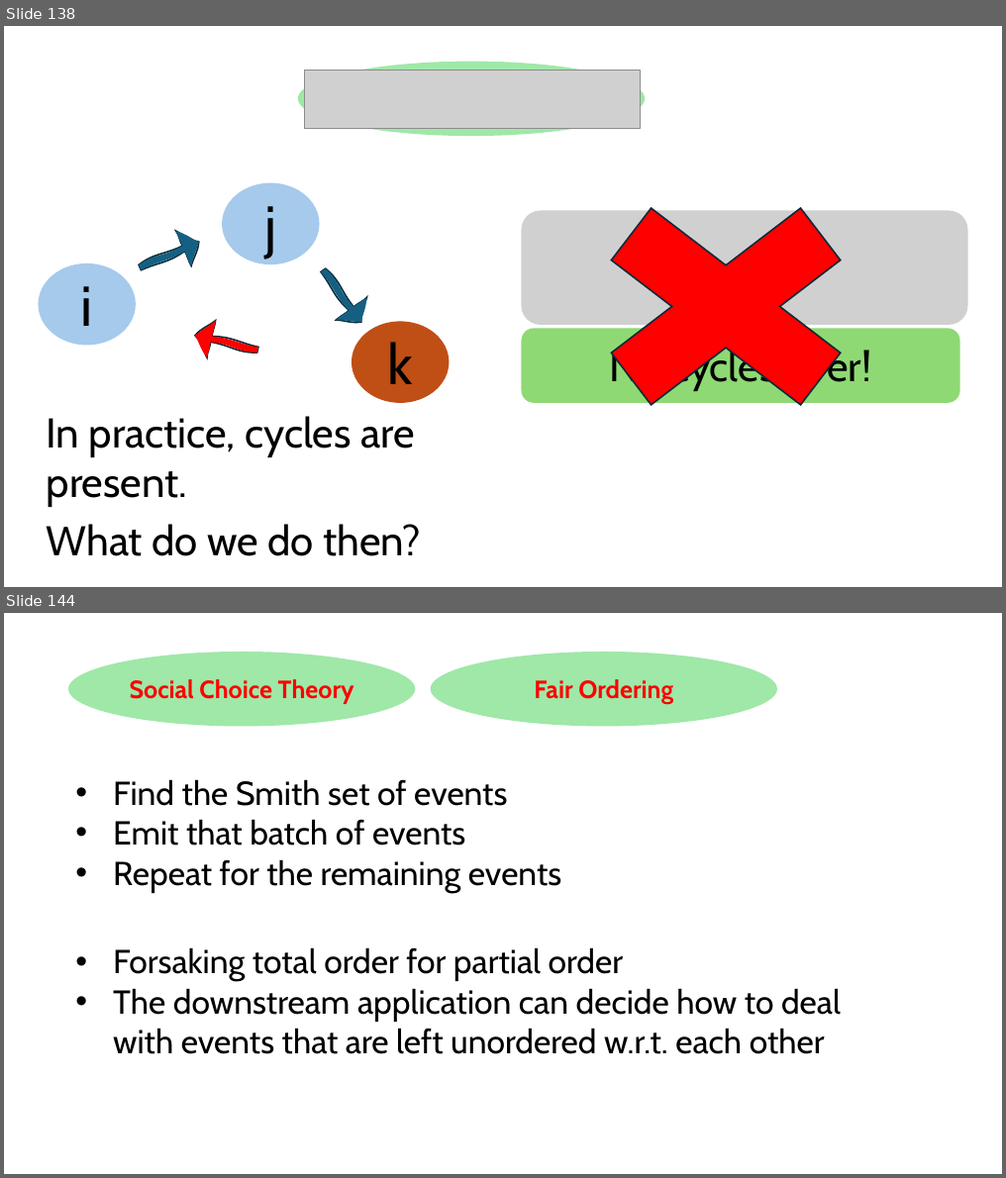
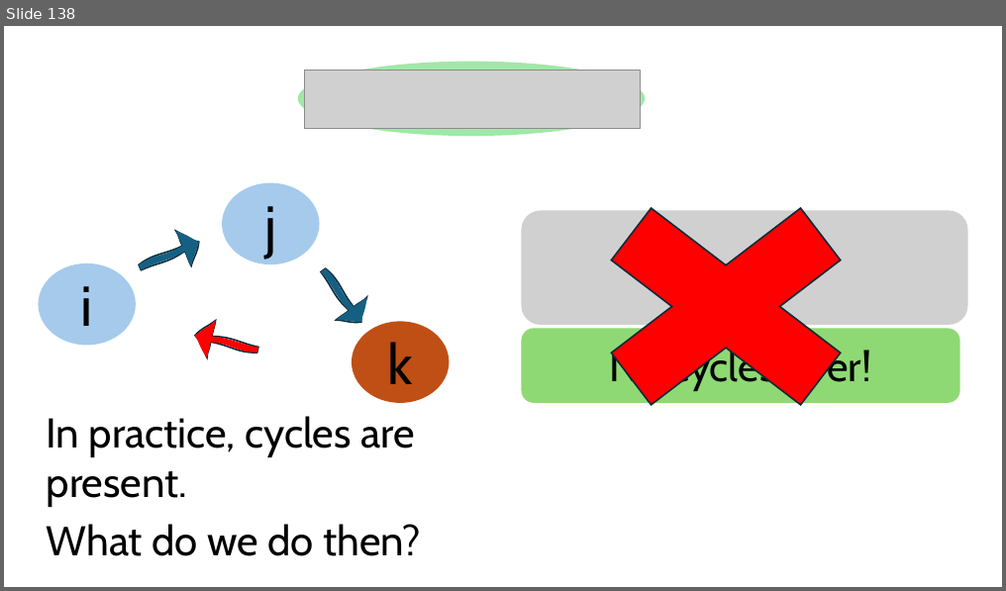
Before and after one commit to HaseebLUMS/Onyx-Presentation, a slide deck: thesis-latency-fairness.pptx. Shown one above the other, each under a label of ours: slides 138 and 144 before the commit, slide 138 after it; the slides between them are not shown. The pictures are 1006x1178 and 1006x591 pixels, drawn with LibreOffice and Linux fonts; fonts in the diff are those of the drawing; grey boxes stand for pictures. Boxes give left, top, right and bottom in pixels: in the first picture for what was removed or moved away, otherwise in the second. Text is boxed around its words. In the diff, an @@ line names an element or a change of style, - is before the commit and + after.

```diff
--- a/thesis-latency-fairness.pptx
+++ b/thesis-latency-fairness.pptx
@@ slide 144 removed at <box>4,613,1002,1174</box>, background #FFFFFF @@
@@ ellipse removed at <box>68,652,415,727</box> @@
-Social Choice Theory
@@ ellipse removed at <box>431,652,777,727</box> @@
-Fair Ordering
@@ text removed at <box>113,779,561,893</box> @@
-• Find the Smith set of events
-• Emit that batch of events
-• Repeat for the remaining events
@@ text removed at <box>113,948,841,1055</box> @@
-• Forsaking total order for partial order
-• The downstream application can decide how to deal with events that are left unordered w.r.t. each other
```
Also in this commit, not shown: 6 slides changed, 7 slides added, 1 other slide removed.
